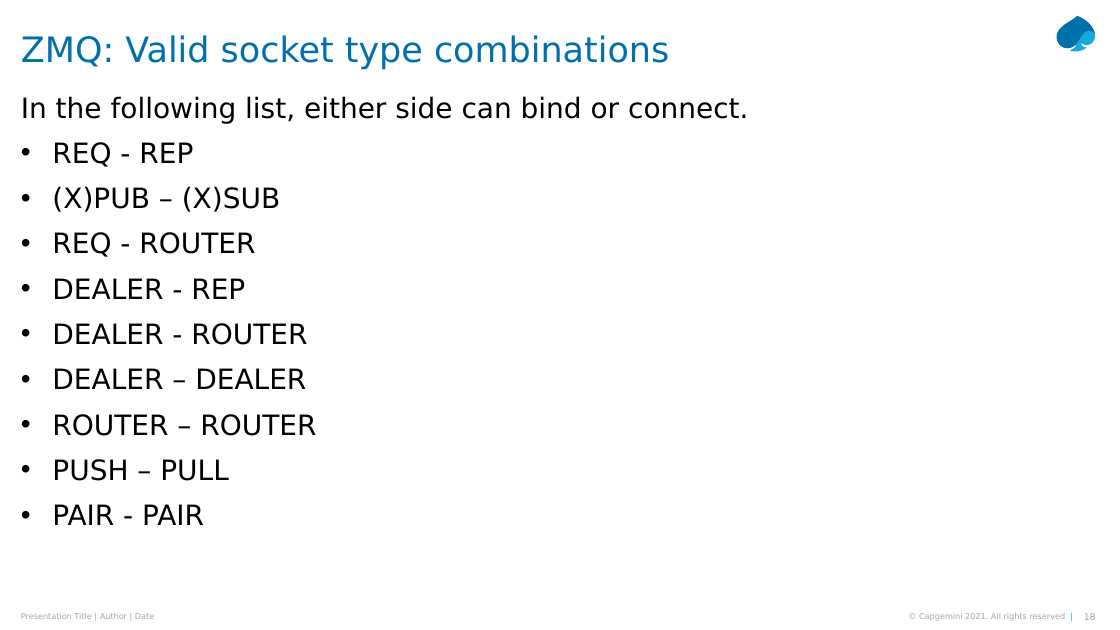
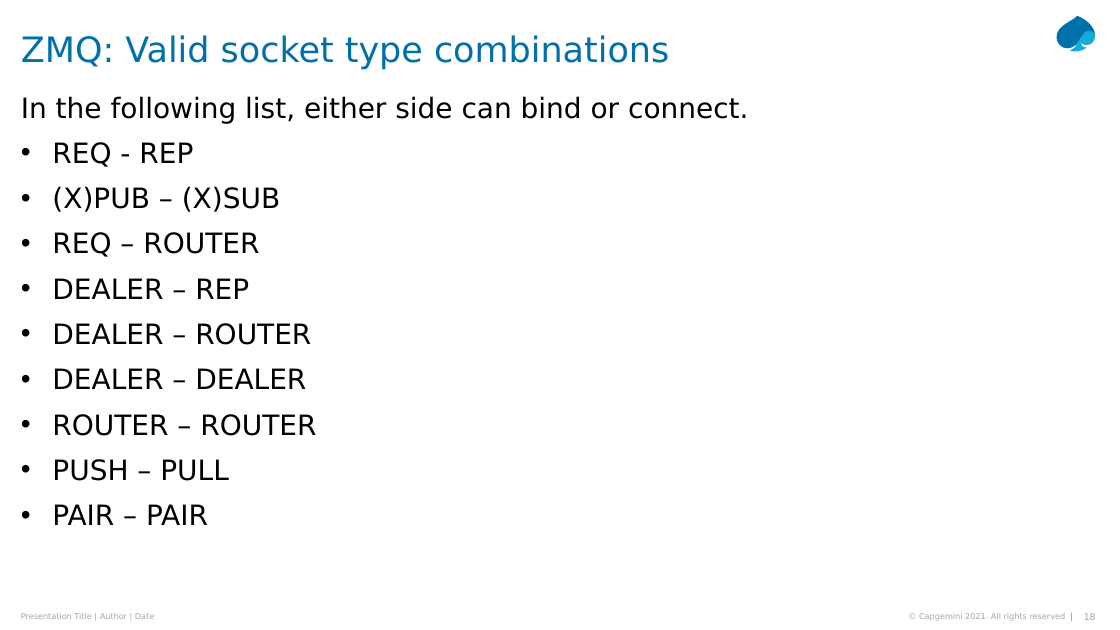
Before and after one commit to Python-Masterclass/Networking, a slide deck: slide 18 of Masterclass-7-Networking.pptx. Drawn at 1120x630 pixels with LibreOffice and Linux fonts; fonts in the diff are those of the drawing. Boxes give left, top, right and bottom in pixels: in the first picture for what was removed or moved away, otherwise in the second. Text is boxed around its words. In the diff, an @@ line names an element or a change of style, - is before the commit and + after.

```diff
--- a/Masterclass-7-Networking.pptx
+++ b/Masterclass-7-Networking.pptx
@@ text at box(52, 232, 311, 345): text changed @@
-• REQ - ROUTER
-• DEALER - REP
-• DEALER - ROUTER
+• REQ – ROUTER
+• DEALER – REP
+• DEALER – ROUTER
@@ text at box(52, 504, 208, 525): text changed @@
-• PAIR - PAIR
+• PAIR – PAIR
```
Also in this commit, not shown: 5 other slides changed, 13 slides added, 70 slides removed, 3 other files.
